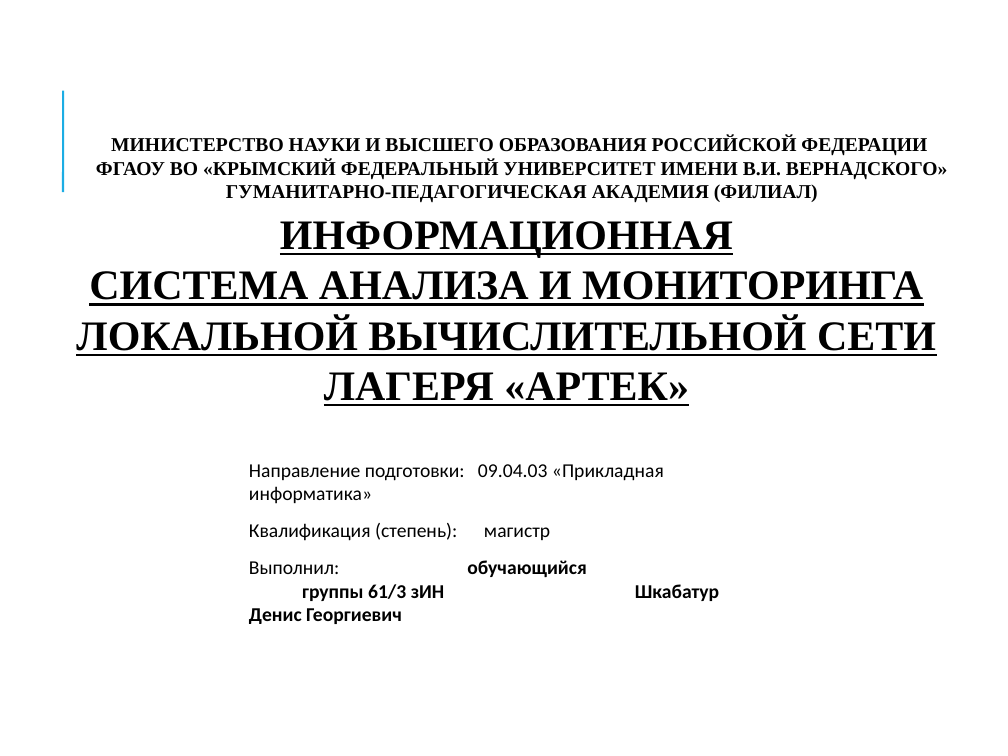
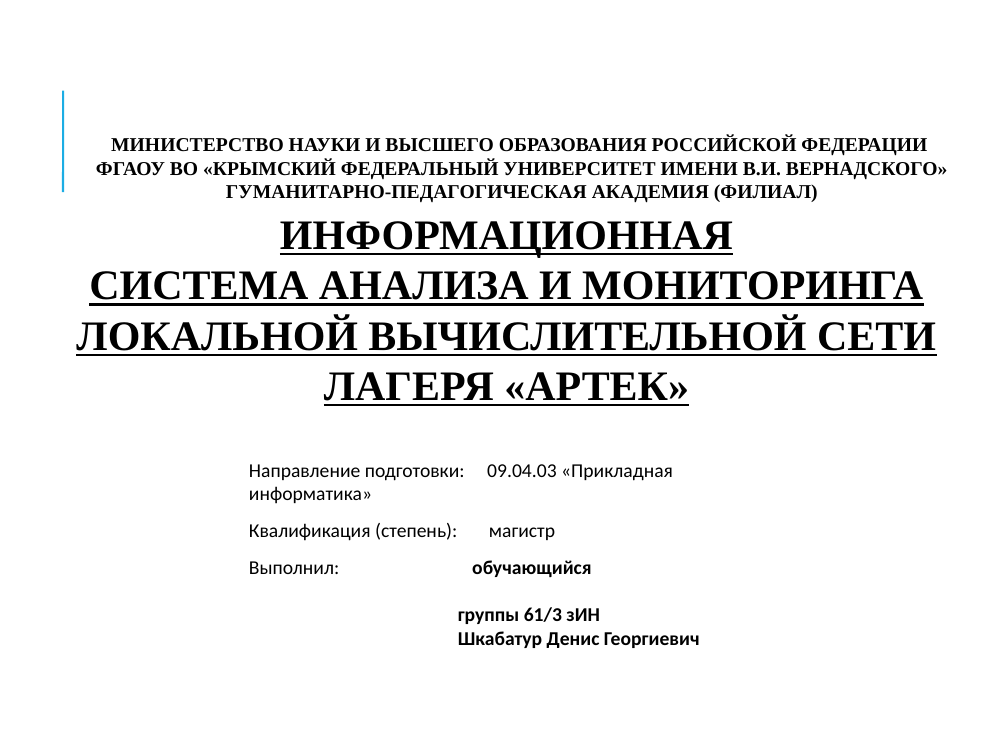
Before and after one commit to denis6705/diplom, a slide deck: slide 1 of Презентация 03.12.2018.ppt. Drawn at 1008x756 pixels with LibreOffice and Linux fonts; fonts in the diff are those of the drawing. Boxes give left, top, right and bottom in pixels: in the first picture for what was removed or moved away, otherwise in the second. Text is boxed around its words. In the diff, an @@ line names an element or a change of style, - is before the commit and + after.

```diff
--- a/Презентация 03.12.2018.ppt
+++ b/Презентация 03.12.2018.ppt
@@ text at box(249, 560, 700, 648): text changed @@
-Выполнил: обучающийся группы 61/3 зИН Шкабатур Денис Георгиевич
+Выполнил: обучающийся
+группы 61/3 зИН
+Шкабатур Денис Георгиевич
```
Also in this commit, not shown: 6 other slides changed.
